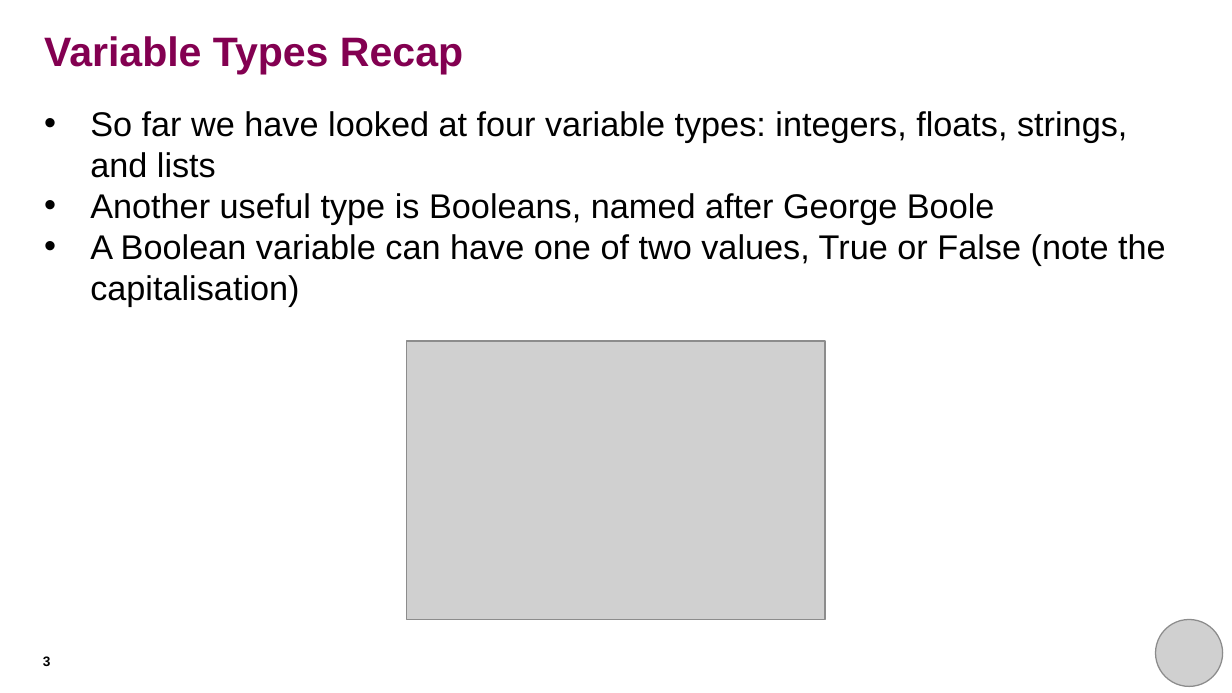
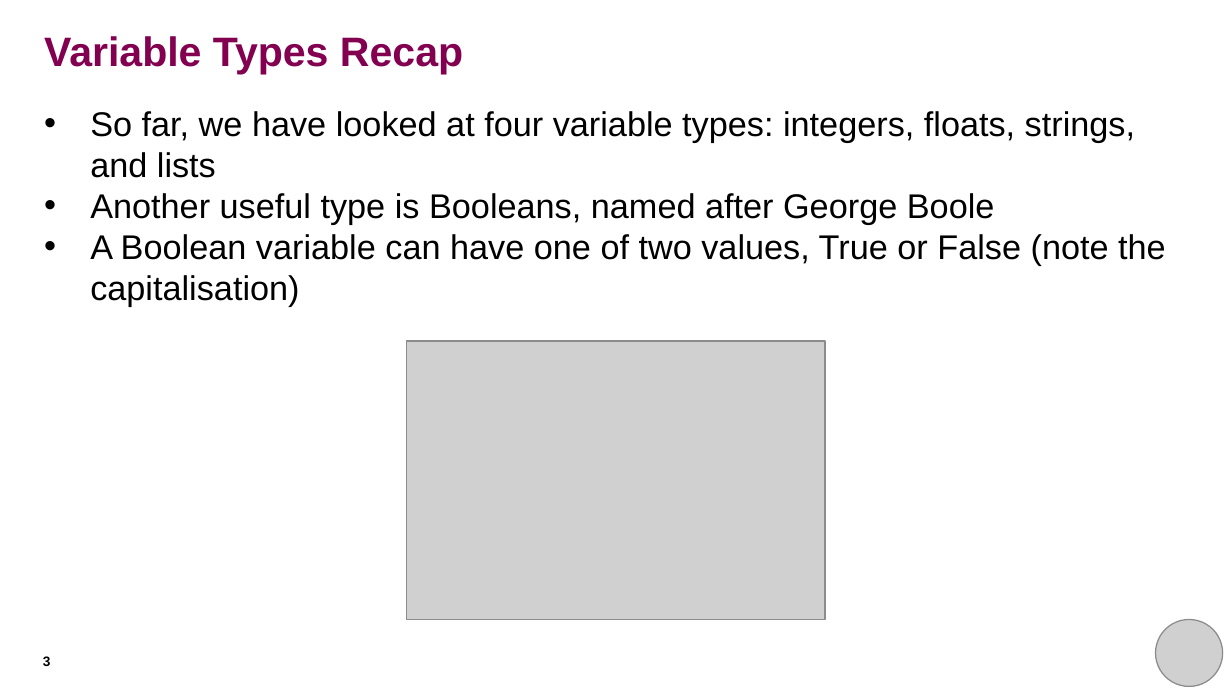
Before and after one commit to rkhetani/beginners-python, a slide deck: slide 3 of session_three/session_three_presentation.pptx. Drawn at 1232x693 pixels with LibreOffice and Linux fonts; fonts in the diff are those of the drawing; grey boxes stand for pictures. Boxes give left, top, right and bottom in pixels: in the first picture for what was removed or moved away, otherwise in the second. Text is boxed around its words. In the diff, an @@ line names an element or a change of style, - is before the commit and + after.

```diff
--- a/session_three/session_three_presentation.pptx
+++ b/session_three/session_three_presentation.pptx
@@ text at (90,111,1135,178): text changed @@
-• So far we have looked at four variable types: integers, floats, strings, and lists
+• So far, we have looked at four variable types: integers, floats, strings, and lists
```
Also in this commit, not shown: 5 other slides changed, 2 slides added, 4 other files.
